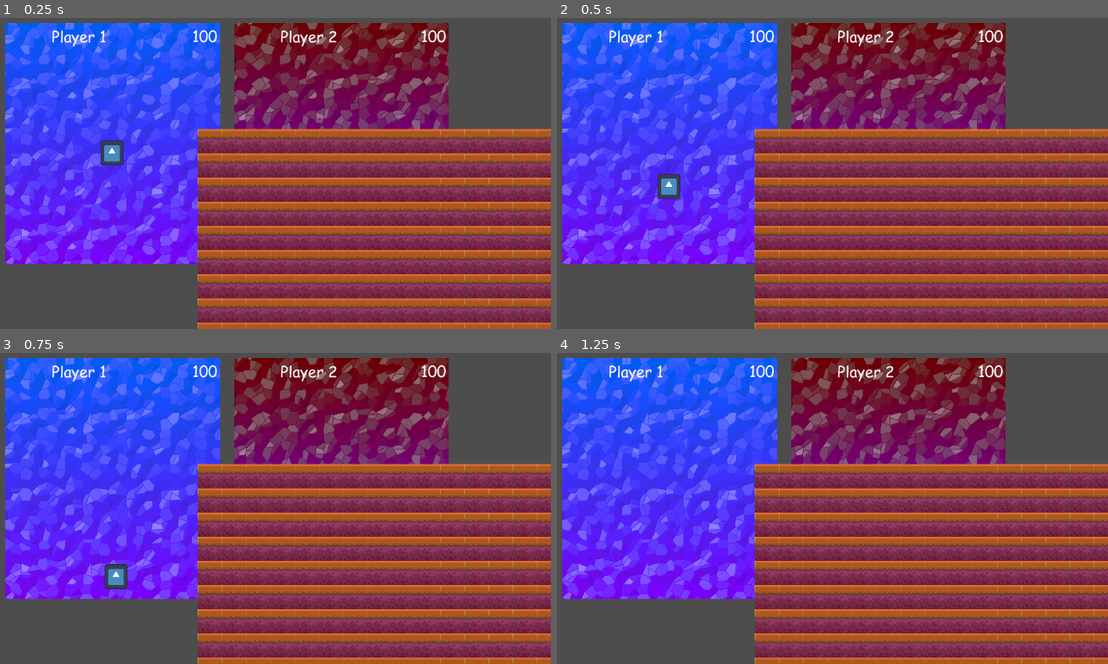
Above: before the commit, frames 1-4 (two rows, left to right).
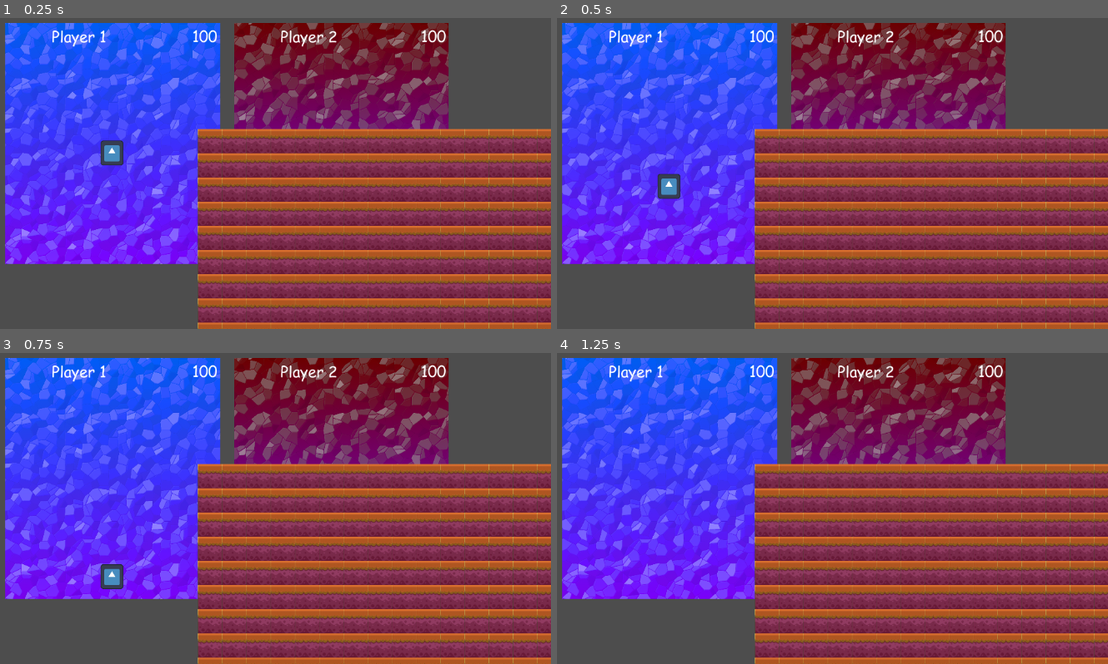
Above: after the commit, the same moments.

Repository: LegacyMD/xd_tower
Game: Godot game, scene res://scenes/root_scene.tscn
Two runs of this game, one before a commit and one after it. Both use one fixed random seed, a clock stepped at 60 frames per second and the inputs below. The engine's default icon, where the game draws it, is replaced by a stand-in: a white triangle on a blue panel in a dark square.
Inputs (mouse positions are in pixels of both pictures, inside the frame that each line leads up to):
- Up to frame 1 (0.25 s): no input
- Up to frame 2 (0.5 s): no input
- Up to frame 3 (0.75 s): move the mouse to (363, 458) at 0.52 s; hold Right (ui_right) from 0.53 s (still down); click (363, 458) at 0.67 s
- Up to frame 4 (1.25 s): keep holding Right (ui_right)

Frames 1-2 are identical in both runs. In frame 3, 0.2% of the frame differs, in the area x 18-24%, y 67-76%; in frame 4, nothing differs.

Commit message:
Properly handle input for two players

Diff:
--- a/scenes/platform_spawner.gd
+++ b/scenes/platform_spawner.gd
@@ -5,40 +5,40 @@
 
 # Computes size of a platofrm tile in pixels
 func _compute_tile_size(player_view_dims):
-    var desired_tile_dim = 64 # Same is used for height and width
-    return Vector2i(desired_tile_dim, desired_tile_dim)
+	var desired_tile_dim = 64 # Same is used for height and width
+	return Vector2i(desired_tile_dim, desired_tile_dim)
 
 # Computes how many tiles fit horizontally and vertically on a single player_view
 func _compute_tile_dimensions(player_view_dims):
-    var tile_size = _compute_tile_size(player_view_dims)
-    var horizontal_tiles_num = player_view_dims.size.x / tile_size.x
-    var vertical_tiles_num = player_view_dims.size.y / tile_size.x
-    return Vector2i(horizontal_tiles_num, vertical_tiles_num)
+	var tile_size = _compute_tile_size(player_view_dims)
+	var horizontal_tiles_num = player_view_dims.size.x / tile_size.x
+	var vertical_tiles_num = player_view_dims.size.y / tile_size.x
+	return Vector2i(horizontal_tiles_num, vertical_tiles_num)
 
 func _spawn_tiles(tiles_dimensions, tile_size):
-    var root = get_parent()
+	var root = get_parent()
 
-    var tile = preload("res://scenes/platform_tile.tscn")
+	var tile = preload("res://scenes/platform_tile.tscn")
 
-    for r in tiles_dimensions.y:
-        for c in tiles_dimensions.x:
-            var instance = tile.instantiate()
-            instance.position.x = (r * tile_size.x)
-            instance.position.y = (c * tile_size.y)
-            root.add_child.call_deferred(instance)
+	for r in tiles_dimensions.y:
+		for c in tiles_dimensions.x:
+			var instance = tile.instantiate()
+			instance.position.x = (r * tile_size.x)
+			instance.position.y = (c * tile_size.y)
+			root.add_child.call_deferred(instance)
 
 
 # Called when the node enters the scene tree for the first time.
 func _ready():
-    var player_view_node = get_node("../PlayerView").find_child("Background")
-    var player_view_dims = player_view_node.get_rect()
-    var tile_size = _compute_tile_size(player_view_dims)
-    var tiles_dimensions = _compute_tile_dimensions(player_view_dims)
-    print(tile_dimensions)
+	var player_view_node = get_node("../PlayerView").find_child("Background")
+	var player_view_dims = player_view_node.get_rect()
+	var tile_size = _compute_tile_size(player_view_dims)
+	var tiles_dimensions = _compute_tile_dimensions(player_view_dims)
+	print(tile_dimensions)
 
-    _spawn_tiles(tiles_dimensions, tile_size)
-    pass # Replace with function body.
+	_spawn_tiles(tiles_dimensions, tile_size)
+	pass # Replace with function body.
 
 # Called every frame. 'delta' is the elapsed time since the previous frame.
 func _process(delta):
-    pass
+	pass
--- a/scenes/player.gd
+++ b/scenes/player.gd
@@ -1,17 +1,28 @@
 extends RigidBody2D
 
+# NOTE(mwk): for each player view, the index is hardcoded
+@export var player_idx : int
 
-# Called when the node enters the scene tree for the first time.
+func add_keyboard_mapping(action_name, keycode):
+    var input_event_key = InputEventKey.new()
+    input_event_key.physical_keycode = keycode
+    InputMap.add_action(action_name)
+    InputMap.action_add_event(action_name, input_event_key)
+
 func _ready():
-    var screen_size = get_viewport_rect().size
-    print(screen_size)
-    pass # Replace with function body.
+    # mwk: player -> keyboard mappings
+    add_keyboard_mapping("player0_up", KEY_W)
+    add_keyboard_mapping("player0_down", KEY_S)
+    add_keyboard_mapping("player0_left", KEY_A)
+    add_keyboard_mapping("player0_right", KEY_D)
 
+    add_keyboard_mapping("player1_up", KEY_UP)
+    add_keyboard_mapping("player1_down", KEY_DOWN)
+    add_keyboard_mapping("player1_left", KEY_LEFT)
+    add_keyboard_mapping("player1_right", KEY_RIGHT)
 
-# Called every frame. 'delta' is the elapsed time since the previous frame.
 func _process(delta):
     pass
-
 
 func _on_area_2d_body_entered(body):
     print("JA PIERDOLE")
@@ -25,12 +36,20 @@
     return on_ground
 
 func _physics_process(delta):
+    # mwk: player index -> player name -> player inputs
+    var player_str = "%s%d" % ["player", player_idx]
+    var player_up = "%s_%s" % [player_str, "up"]
+    var player_down = "%s_%s" % [player_str, "down"]
+    var player_left = "%s_%s" % [player_str, "left"]
+    var player_right = "%s_%s" % [player_str, "right"]
+
+    # mwk: calculate incidental velocity for left and right movements
     var input_vector = Vector2.ZERO
-    input_vector.x = Input.get_action_strength("ui_right") - Input.get_action_strength("ui_left")
-
+    input_vector.x = Input.get_action_strength(player_right) - Input.get_action_strength(player_left)
     if input_vector.length() > 0:
         input_vector = input_vector.normalized() * move_force
         apply_central_impulse(input_vector)
 
-    if Input.is_action_just_pressed("ui_up") and is_on_ground():
+    # mwk: handle jumping
+    if Input.is_action_just_pressed(player_up) and is_on_ground():
         apply_central_impulse(Vector2(0, jump_impulse))
--- a/scenes/root_scene.tscn
+++ b/scenes/root_scene.tscn
@@ -15,6 +15,9 @@
 [node name="Background" parent="PlayerView2" index="0"]
 texture = ExtResource("2_3fxt5")
 
+[node name="Player" parent="PlayerView2" index="1"]
+player_idx = 1
+
 [node name="PlayerNameLabel" parent="PlayerView2" index="3"]
 text = "Player 2"
 
--- a/scripts/player.gd
+++ /dev/null
@@ -1,33 +0,0 @@
-extends RigidBody2D
-
-
-# Called when the node enters the scene tree for the first time.
-func _ready():
-    var screen_size = get_viewport_rect().size
-    print(screen_size)
-    pass # Replace with function body.
-
-
-# Called every frame. 'delta' is the elapsed time since the previous frame.
-func _process(delta):
-    pass
-
-
-func _on_area_2d_body_entered(body):
-    print("JA PIERDOLE")
-    pass # Replace with function body.
-
-var move_force = 400
-var jump_impulse = -250 # Make sure this value is appropriate for your game's physics scale
-
-func _physics_process(delta):
-    var input_vector = Vector2.ZERO
-    input_vector.x = Input.get_action_strength("ui_right") - Input.get_action_strength("ui_left")
-
-    if input_vector.length() > 0:
-        input_vector = input_vector.normalized() * move_force
-        apply_central_impulse(input_vector)
-
-    # Example of applying a jump impulse (You'll need to implement your own on-the-ground check)
-    # if Input.is_action_just_pressed("ui_up") and is_on_ground(): # is_on_ground() is pseudo-code
-    #     apply_central_impulse(Vector2(0, jump_impulse))
Not shown: 1 places in scenes/root_scene.tscn that only renumber resources
